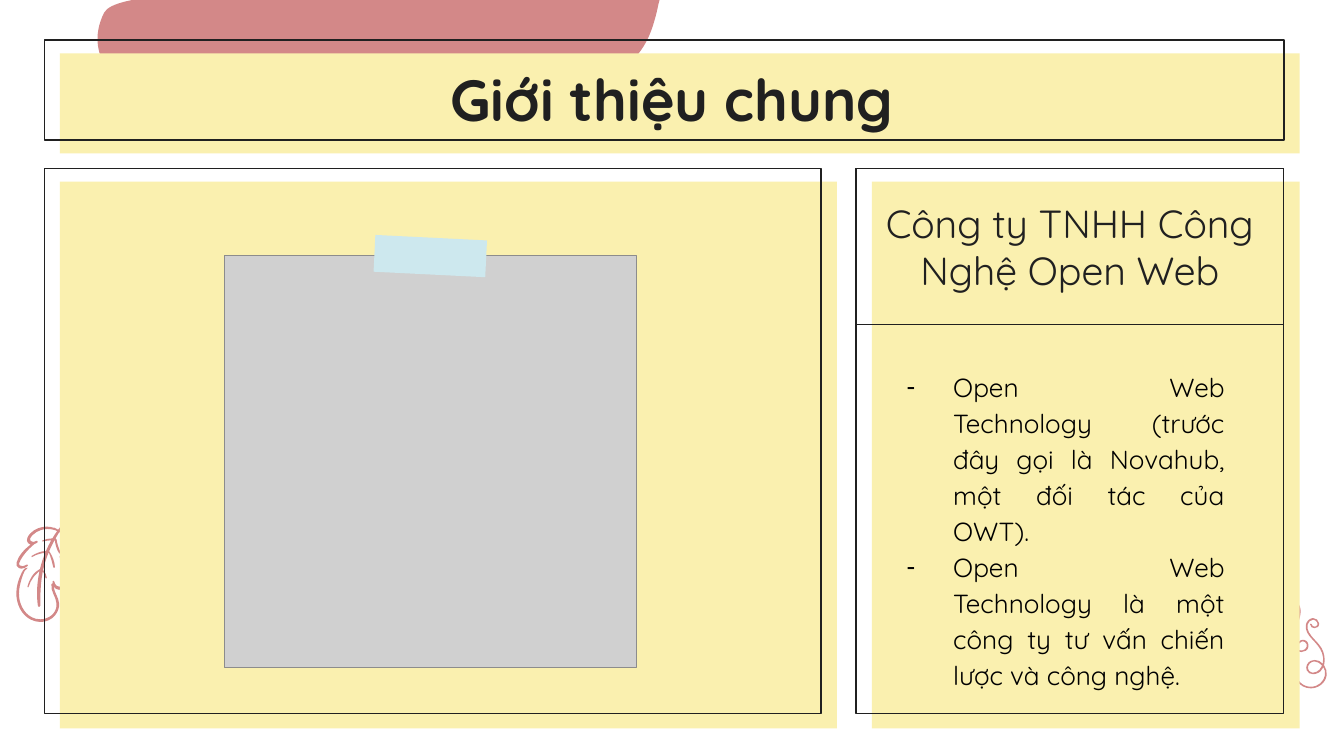
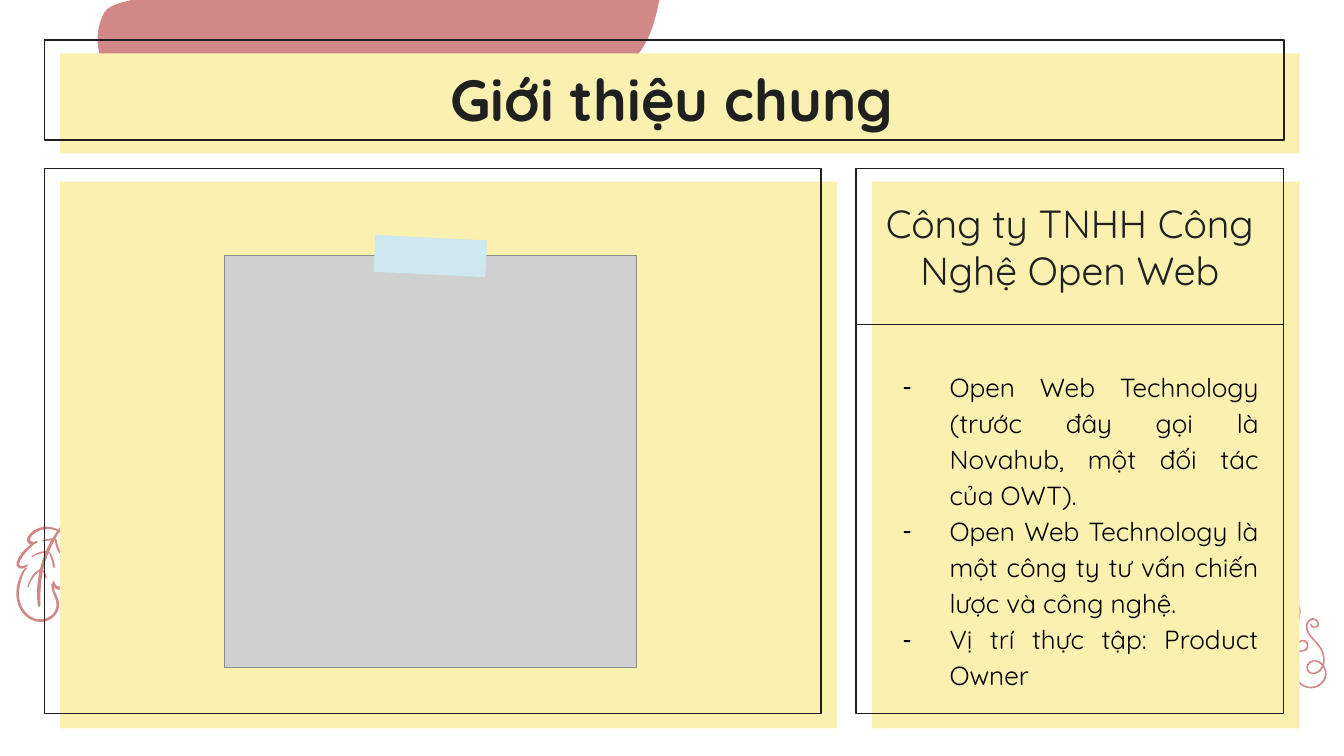
Before and after one commit to nhamct/ThucTapTN_2021_2022_2, a slide deck: slide 4 of 05. Phạm Thị Diệu Liên/PhamThiDieuLien_44K21.1.pptx. Drawn at 1344x756 pixels with LibreOffice and Linux fonts; fonts in the diff are those of the drawing; grey boxes stand for pictures. Boxes give left, top, right and bottom in pixels: in the first picture for what was removed or moved away, otherwise in the second. Text is boxed around its words. In the diff, an @@ line names an element or a change of style, - is before the commit and + after.

```diff
--- a/05. Phạm Thị Diệu Liên/PhamThiDieuLien_44K21.1.pptx
+++ b/05. Phạm Thị Diệu Liên/PhamThiDieuLien_44K21.1.pptx
@@ subtitle at bbox=[950, 629, 1258, 686]: paragraph added @@
+– Vị trí thực tập: Product Owner
```
Also in this commit, not shown: 8 other slides changed, 2 slides added, 2 slides removed, 1 other file.
